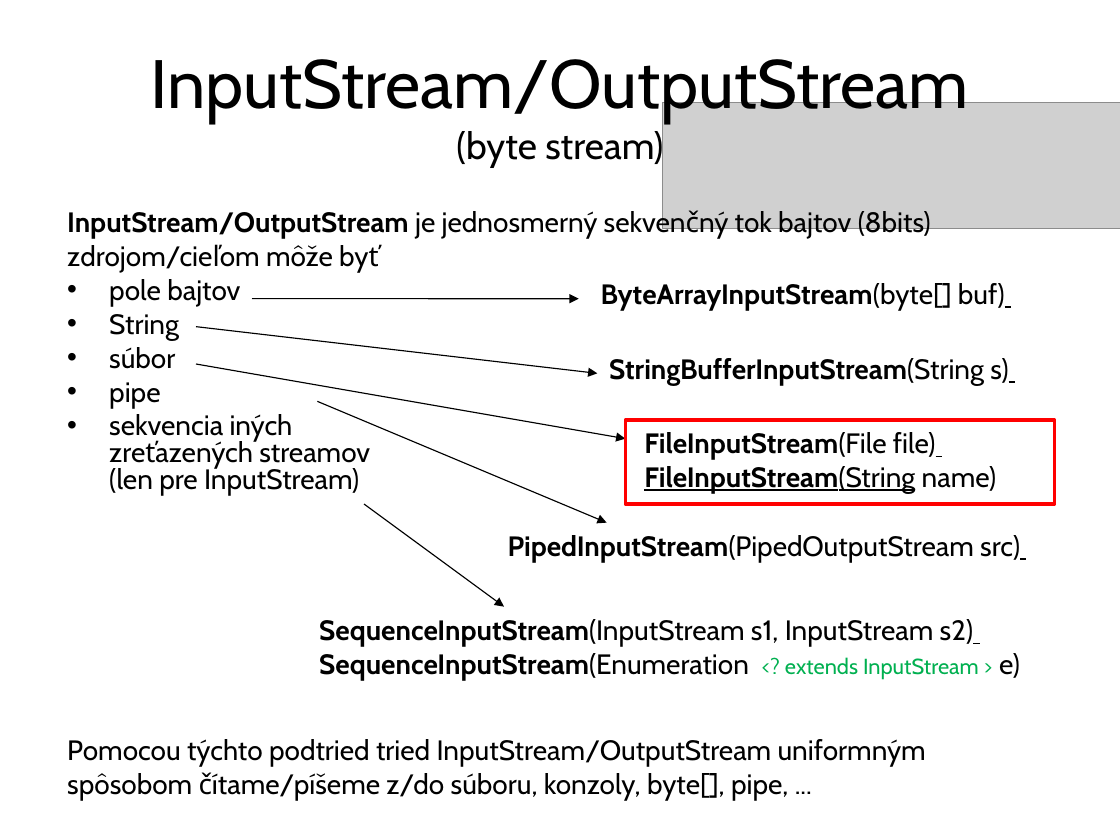
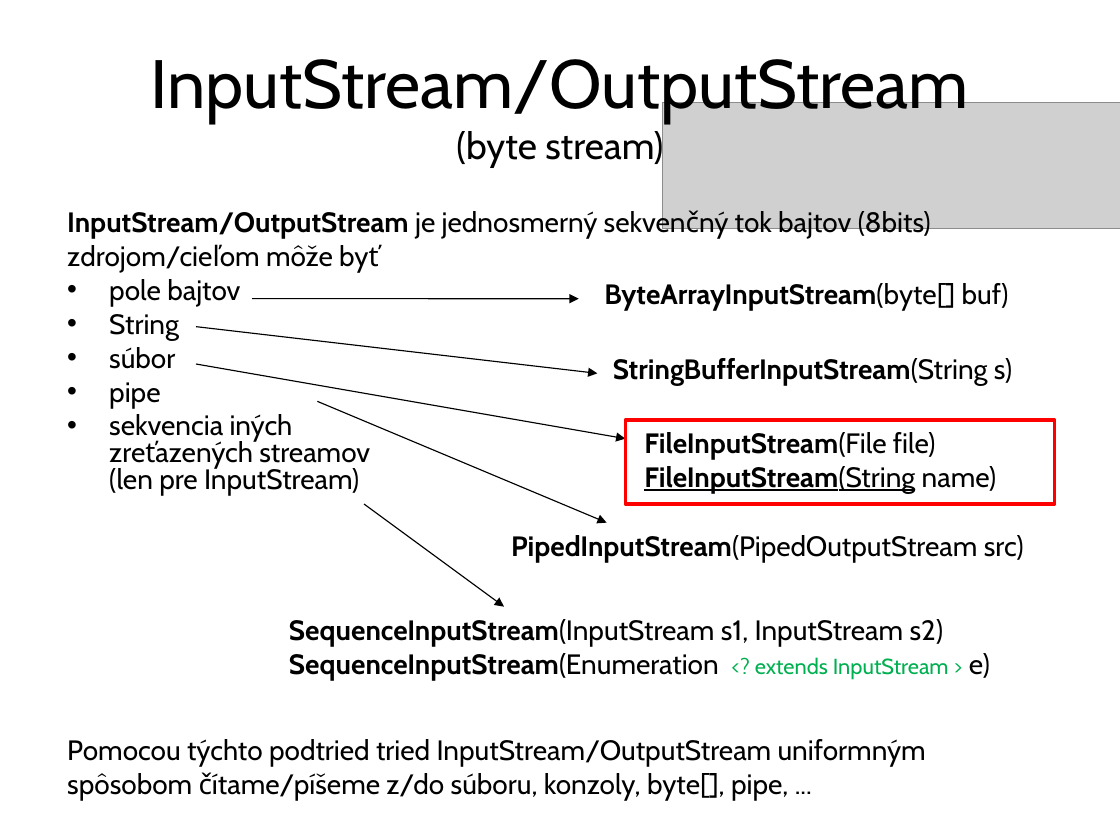
Before and after one commit to Programovanie4/Prednasky, a slide deck: slide 4 of 08/08_java.ppt. Drawn at 1120x840 pixels with LibreOffice and Linux fonts; fonts in the diff are those of the drawing; grey boxes stand for pictures. Boxes give left, top, right and bottom in pixels: in the first picture for what was removed or moved away, otherwise in the second. Text is boxed around its words. In the diff, an @@ line names an element or a change of style, - is before the commit and + after.

```diff
--- a/08/08_java.ppt
+++ b/08/08_java.ppt
@@ text "ByteArrayInputStream(byte[] buf)": place and size @@
-text "ByteArrayInputStream(byte[] buf)" at (601, 283, 1005, 310)
+text "ByteArrayInputStream(byte[] buf)" at (604, 283, 1009, 310)
@@ text "StringBufferInputStream(String s)": place and size @@
-text "StringBufferInputStream(String s)" at (609, 358, 1008, 385)
+text "StringBufferInputStream(String s)" at (613, 358, 1012, 385)
@@ text "PipedInputStream(PipedOutputStream src)": place and size @@
-text "PipedInputStream(PipedOutputStream src)" at (508, 535, 1020, 562)
+text "PipedInputStream(PipedOutputStream src)" at (511, 535, 1024, 562)
@@ text "SequenceInputStream(InputStream s1, InputStream s2)": place and size @@
-text "SequenceInputStream(InputStream s1, InputStream s2)" at (319, 619, 1020, 680)
+text "SequenceInputStream(InputStream s1, InputStream s2)" at (289, 619, 990, 680)
```
Also in this commit, not shown: 29 other slides changed, 2 slides added, 1 other file.
